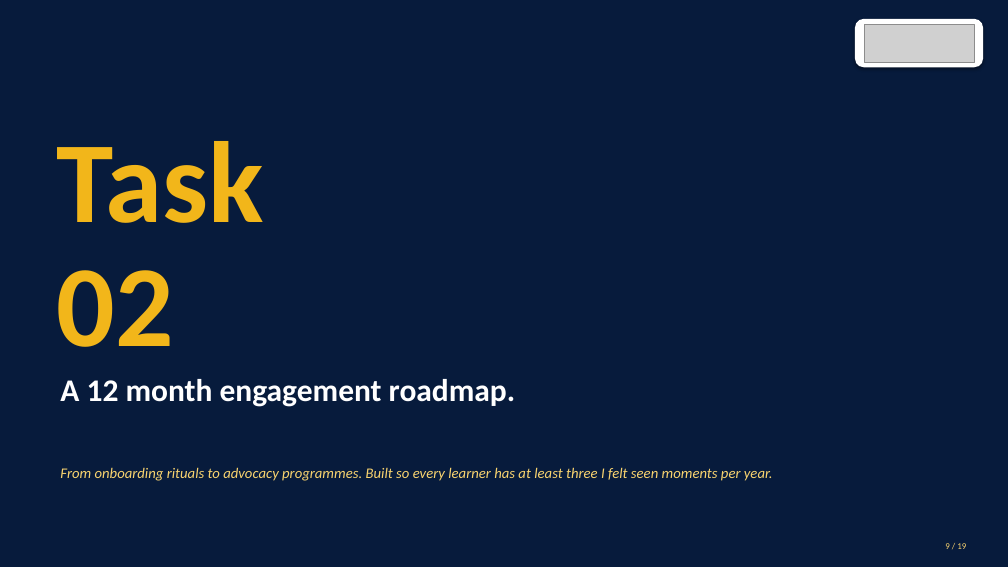
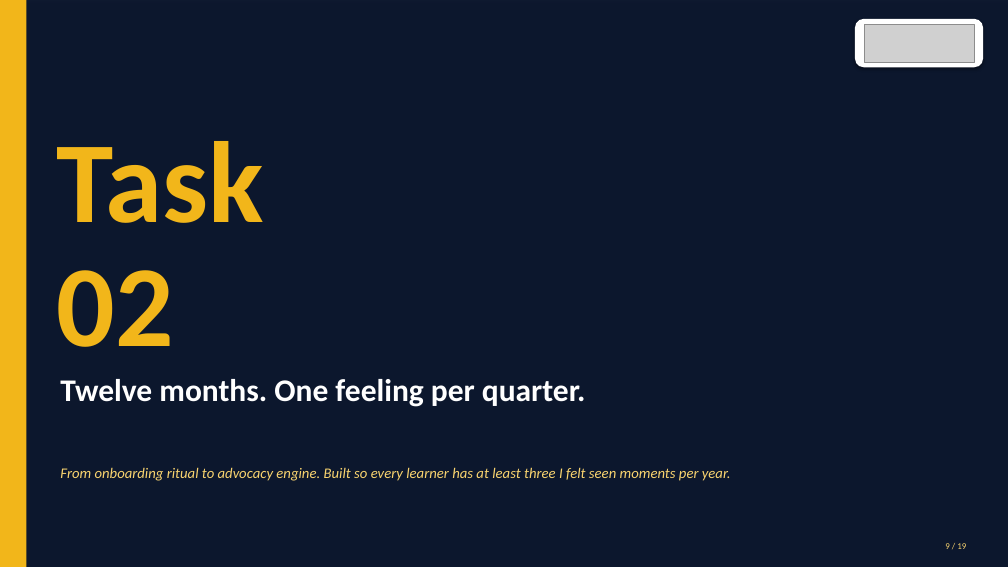
Before and after one commit to parasjain10/amity-marketing-manager-assignment, a slide deck: slide 9 of Amity_Online_Marketing_Manager_Assignment_Paras_Jain.pptx. Drawn at 1008x567 pixels with LibreOffice and Linux fonts; fonts in the diff are those of the drawing; grey boxes stand for pictures; background and template pictures are left out; a plain dark background stands for a picture behind light text. Boxes give left, top, right and bottom in pixels: in the first picture for what was removed or moved away, otherwise in the second. Text is boxed around its words. In the diff, an @@ line names an element or a change of style, - is before the commit and + after.

```diff
--- a/Amity_Online_Marketing_Manager_Assignment_Paras_Jain.pptx
+++ b/Amity_Online_Marketing_Manager_Assignment_Paras_Jain.pptx
@@ background #FFFFFF to picture (left out) @@
@@ rectangle at (0, 0, 1008, 567): fill #071B3C to #051433 at 72% opacity; shadow on @@
@@ rectangle added at (0, 0, 26, 567), fill #F2B61A @@
@@ text at (60, 379, 586, 407): text changed @@
-A 12 month engagement roadmap.
+Twelve months. One feeling per quarter.
@@ text at (60, 467, 731, 481): text changed @@
-From onboarding rituals to advocacy programmes. Built so every learner has at least three I felt seen moments per year.
+From onboarding ritual to advocacy engine. Built so every learner has at least three I felt seen moments per year.
```
Also in this commit, not shown: 8 other slides changed, 10 slides added, 10 slides removed, 1 other file.
